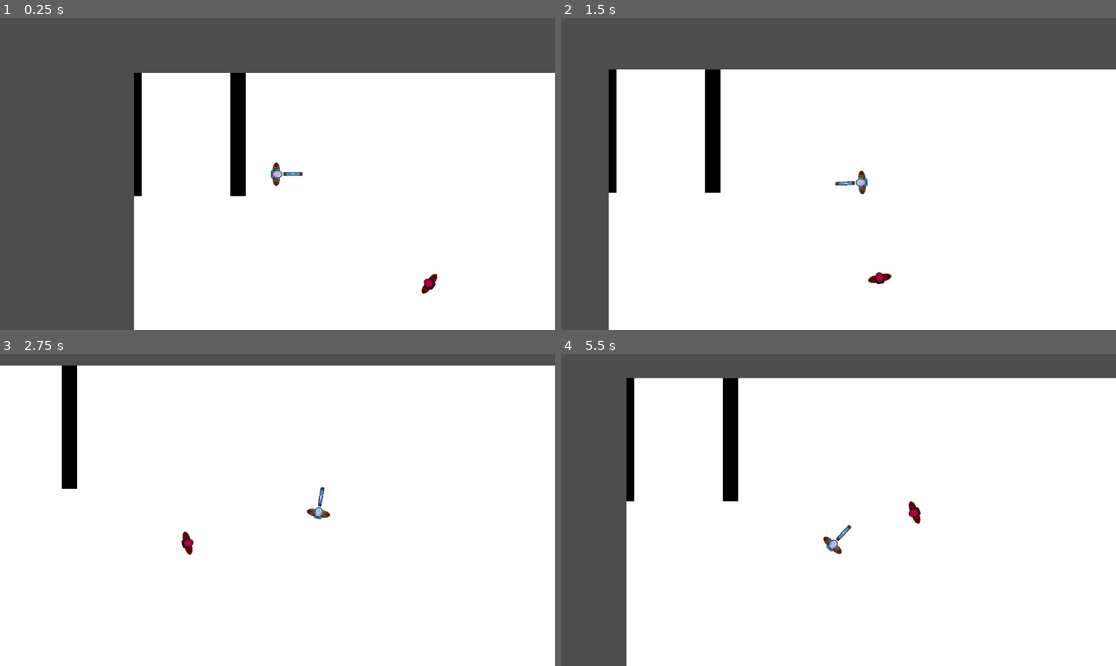
Above: before the commit, frames 1-4 (two rows, left to right).
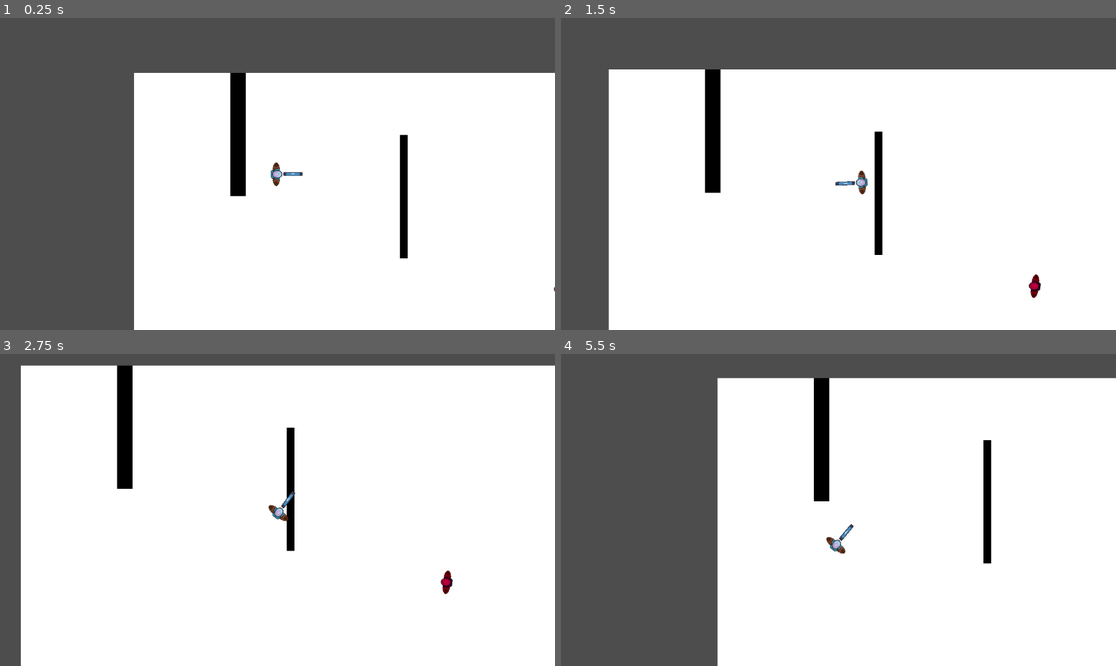
Above: after the commit, the same moments.

Repository: LurkenW/heistrouglite
Game: Godot game, scene res://scenes/bankTemp.tscn
The game is run twice, just before and just after one commit, with the same random seed, the same clock (stepped at 60 frames per second) and the same inputs. The engine's default icon, where the game draws it, is replaced by a stand-in: a white triangle on a blue panel in a dark square.
Inputs (mouse positions are in pixels of both pictures, inside the frame that each line leads up to):
- Up to frame 1 (0.25 s): no input
- Up to frame 2 (1.5 s): tap Enter at 0.5 s; move the mouse to (960, 158) at 0.52 s; hold D (move_right) 0.53-1.28 s; hold Shift (player_sprint_shift) 0.53-1.28 s; click (960, 158) at 0.67 s; move the mouse to (727, 189) at 1.27 s; hold S (move_down) from 1.28 s (still down); click (727, 189) at 1.35 s
- Up to frame 3 (2.75 s): move the mouse to (333, 441) at 2.02 s; release S (move_down) at 2.03 s; hold D (move_right) from 2.03 s (still down); hold Shift (player_sprint_shift) from 2.03 s (still down)
- Up to frame 4 (5.5 s): move the mouse to (810, 572) at 2.77 s; release D (move_right) at 2.78 s; release Shift (player_sprint_shift) at 2.78 s; hold W (move_up) 2.78-3.53 s; click (810, 572) at 2.85 s; move the mouse to (1005, 556) at 3.52 s; hold Shift (player_sprint_shift) 3.53-4.28 s; hold A (move_left) 3.53-5.03 s; move the mouse to (672, 463) at 4.27 s; click (672, 463) at 4.35 s; move the mouse to (866, 510) at 5.02 s; hold S (move_down) from 5.03 s (still down); hold Shift (player_sprint_shift) from 5.03 s (still down); click (866, 510) at 5.17 s

The runs differ from the first frame. In frame 1, 1.3% of the frame differs, in the area x 24-100%, y 17-89%; in frame 2, 1.4%; in frame 3, 7.0%; in frame 4, 18%, in the area x 11-78%, y 7-100%.

Commit message:
Updated Enemy Behaviour
Groundwork laid for breaking LOS and having the guard "lose you". Functionality not completed

Diff:
--- a/heist_game/scenes/bankTemp.tscn
+++ b/heist_game/scenes/bankTemp.tscn
@@ -27,7 +27,7 @@
 offset_bottom = 40.0
 
 [node name="StaticBody2D" type="StaticBody2D" parent="map/walls"]
-position = Vector2(-248, -128)
+position = Vector2(304, 1)
 
 [node name="CollisionShape2D" type="CollisionShape2D" parent="map/walls/StaticBody2D"]
 shape = SubResource("RectangleShape2D_2nibo")
@@ -56,5 +56,5 @@
 position = Vector2(42, -46)
 
 [node name="guardEnemy" parent="." instance=ExtResource("2_34ac4")]
-position = Vector2(355, 181)
+position = Vector2(626, 194)
 rotation = -3.02473
--- a/heist_game/scenes/enemy.tscn
+++ b/heist_game/scenes/enemy.tscn
@@ -6,6 +6,8 @@
 [sub_resource type="CapsuleShape2D" id="CapsuleShape2D_jqj4v"]
 radius = 7.0
 height = 39.0
+
+[sub_resource type="CircleShape2D" id="CircleShape2D_sgenf"]
 
 [node name="guardEnemy" type="CharacterBody2D"]
 script = ExtResource("1_ti6u5")
@@ -19,3 +21,12 @@
 shape = SubResource("CapsuleShape2D_jqj4v")
 
 [node name="Timer" type="Timer" parent="."]
+
+[node name="Sight" type="Area2D" parent="."]
+
+[node name="CollisionShape2D" type="CollisionShape2D" parent="Sight"]
+scale = Vector2(50, 50)
+shape = SubResource("CircleShape2D_sgenf")
+
+[connection signal="body_entered" from="Sight" to="." method="_on_sight_body_entered"]
+[connection signal="body_exited" from="Sight" to="." method="_on_sight_body_exited"]
--- a/heist_game/scripts/enemy.gd
+++ b/heist_game/scripts/enemy.gd
@@ -3,26 +3,37 @@
 @onready var target_player = get_node("/root/root/CharacterBody2D")
 
 var SPEED = 100.0
-
 var health = 100
 var movement_delay = 1.0
 var movement_timer: Timer
+var alert_timer: Timer
 
-func _ready() -> void:
-	movement_timer = Timer.new()
-	add_child(movement_timer)
-	movement_timer.wait_time = movement_delay
-	movement_timer.timeout.connect(_on_timer_timeout)
-	movement_timer.name = "MovementTimer"
-	movement_timer.start()
+var alerted: bool
+
+var player_in_range
+var player_in_sight
 
 func _physics_process(delta: float) -> void:
 	if (self.global_position.distance_to(target_player.global_position) < 100):
 		SPEED = 50
 	else:
 		SPEED = 100
-	look_at(target_player.global_position)
+	if alerted == true:
+		look_at(target_player.global_position)
 	move_and_slide()
+	if player_in_range == true:
+		sight_check()
+
+func alert_status() -> void:
+	if alerted == true:
+		movement_timer = Timer.new()
+		add_child(movement_timer)
+		movement_timer.wait_time = movement_delay
+		movement_timer.timeout.connect(_on_timer_timeout)
+		movement_timer.name = "MovementTimer"
+		movement_timer.start()
+	else:
+		movement_timer.stop()
 
 func _on_timer_timeout():
 	movement_timer.wait_time = movement_delay
@@ -66,3 +77,39 @@
 
 func killed():
 	queue_free()
+
+
+
+func _on_sight_body_entered(body):
+	if body == target_player:
+		player_in_range = true
+		print("player in range: ", player_in_range)
+
+
+func _on_sight_body_exited(body):
+	if body == target_player:
+		player_in_range = false
+		print("player in range: ", player_in_range)
+
+func sight_check():
+	var space_state = get_world_2d().direct_space_state
+	var query = PhysicsRayQueryParameters2D.create(global_position, target_player.global_position)
+	var sight_check = space_state.intersect_ray(query)
+	if sight_check:
+		if sight_check.collider.name == target_player.name:
+			player_in_sight = true
+			if alert_timer == null:
+				alert_timer = Timer.new()
+				add_child(alert_timer)
+				alert_timer.wait_time = 3
+				alert_timer.one_shot = true
+				alert_timer.timeout.connect(_on_alert_timer_timeout)
+				alert_timer.name = "AlertTimer"
+				alert_timer.start()
+		else:
+			player_in_sight = false
+
+func _on_alert_timer_timeout():
+	if player_in_sight == true:
+		alerted = true
+		alert_status()
Not shown: 1 places in heist_game/scenes/enemy.tscn that only renumber resources
